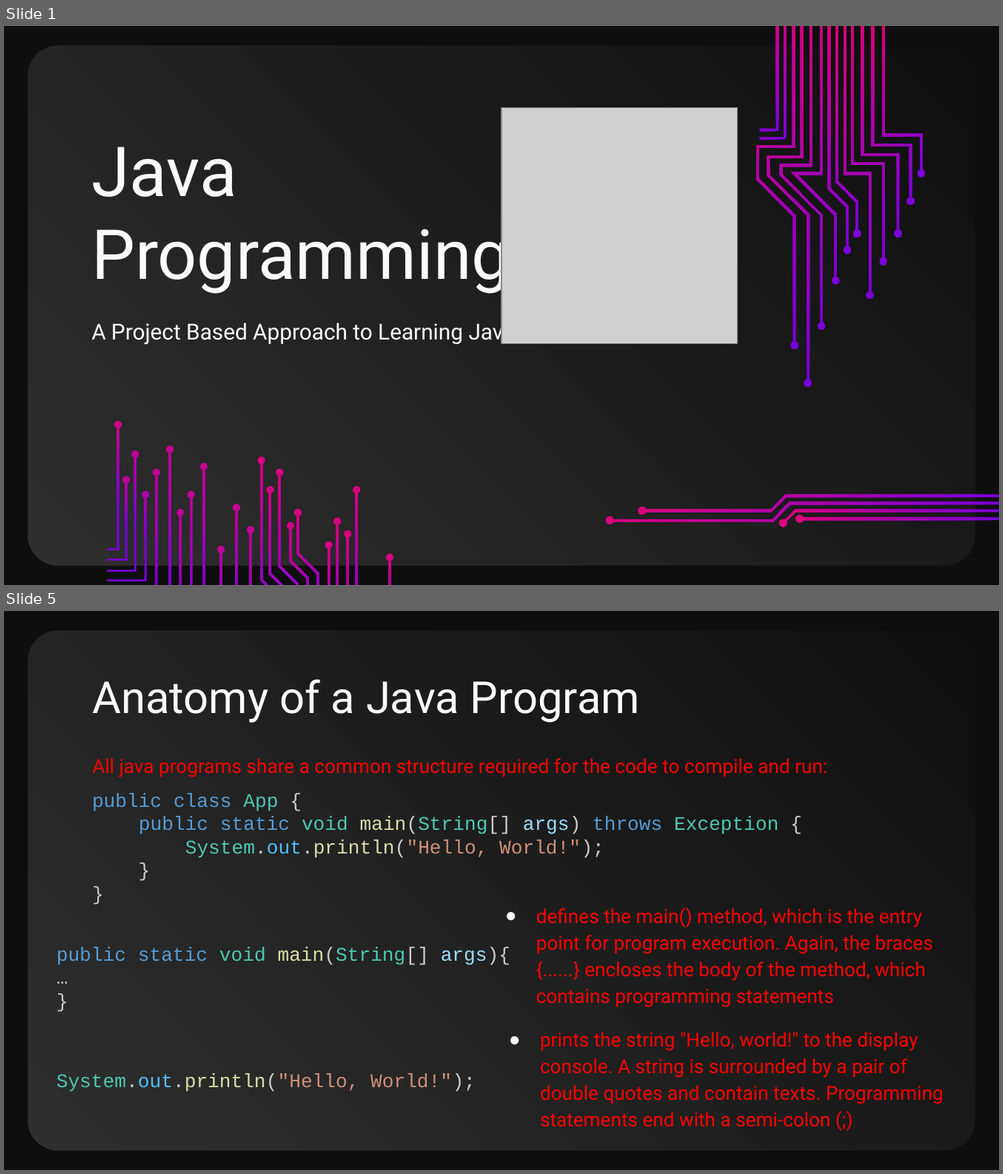
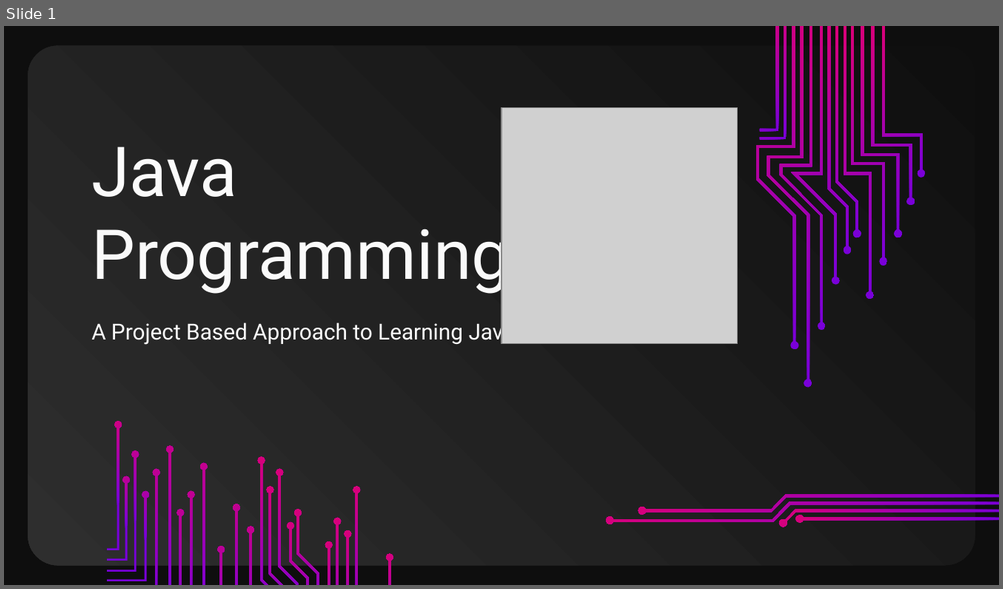
Before and after one commit to CompSci-120-LHHS/cs120mainclass, a slide deck: 001_Course_Lectures/02_UNIT1_Input.pptx. Shown one above the other, each under a label of ours: slides 1 and 5 before the commit, slide 1 after it; the slides between them are not shown. The pictures are 1003x1174 and 1003x589 pixels, drawn with LibreOffice and Linux fonts; fonts in the diff are those of the drawing; grey boxes stand for pictures. Boxes give left, top, right and bottom in pixels: in the first picture for what was removed or moved away, otherwise in the second. Text is boxed around its words. In the diff, an @@ line names an element or a change of style, - is before the commit and + after.

```diff
--- a/001_Course_Lectures/02_UNIT1_Input.pptx
+++ b/001_Course_Lectures/02_UNIT1_Input.pptx
@@ slide 5 removed at [4, 611, 999, 1170], background #0E0E0E; not listed: 1 template element that a slide beside it also shows @@
@@ title removed at [92, 679, 640, 723] @@
-Anatomy of a Java Program
@@ subtitle removed at [92, 758, 827, 777] @@
-All java programs share a common structure required for the code to compile and run:
@@ text removed at [92, 794, 778, 858] @@
-public class App {
-public static void main(String[] args) throws Exception {
-System.out.println("Hello, World!");
-}
-}
@@ text removed at [536, 908, 933, 1008] @@
-● defines the main() method, which is the entry point for program execution. Again, the braces {......} encloses the body of the method, which contains programming statements
@@ text removed at [57, 948, 510, 965] @@
-public static void main(String[] args){
-…
-}
@@ text removed at [540, 1032, 943, 1128] @@
-● prints the string "Hello, world!" to the display console. A string is surrounded by a pair of double quotes and contain texts. Programming statements end with a semi-colon (;)
@@ text removed at [57, 1073, 475, 1092] @@
-System.out.println("Hello, World!");
```
Also in this commit, not shown: 3 slides added, 14 other slides removed, 20 other files.
